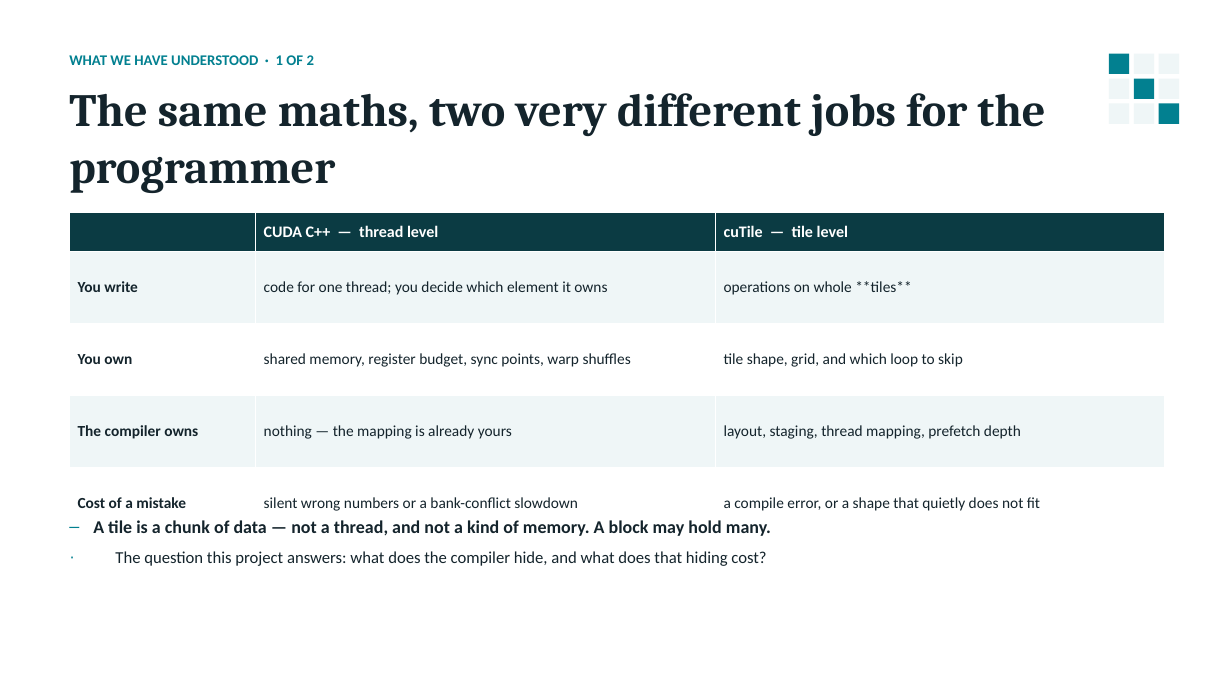
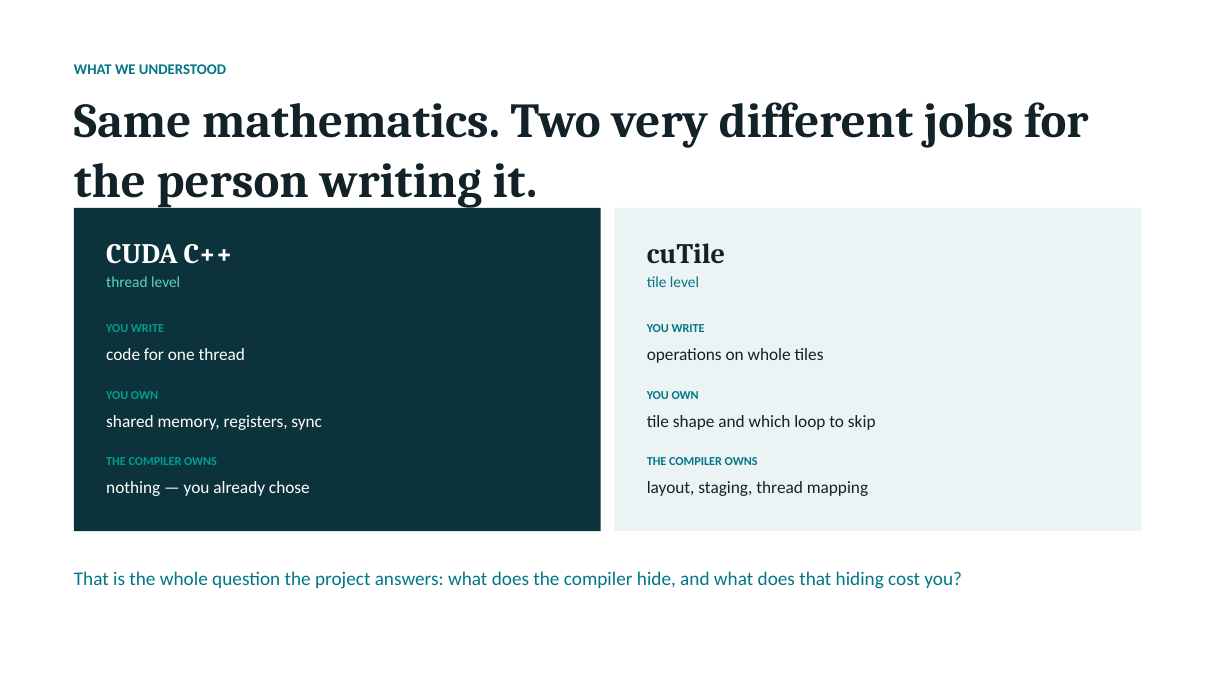
Before and after one commit to harshith0518/CS6203---Attention-Operator-Porject, a slide deck: slide 3 of docs/op2-attention-slides.pptx (slide 2 before the commit). Drawn at 1232x693 pixels with LibreOffice and Linux fonts; fonts in the diff are those of the drawing. Boxes give left, top, right and bottom in pixels: in the first picture for what was removed or moved away, otherwise in the second. Text is boxed around its words. In the diff, an @@ line names an element or a change of style, - is before the commit and + after.

```diff
--- a/docs/op2-attention-slides.pptx
+++ b/docs/op2-attention-slides.pptx
@@ rectangle removed at (x1=1109, y1=54, x2=1129, y2=74) @@
@@ rectangle removed at (x1=1134, y1=54, x2=1154, y2=74) @@
@@ rectangle removed at (x1=1159, y1=54, x2=1179, y2=74) @@
@@ text at (x1=74, y1=64, x2=226, y2=74): text changed; text colour #028090 to #027686 @@
-WHAT WE HAVE UNDERSTOOD · 1 OF 2
+WHAT WE UNDERSTOOD
@@ rectangle removed at (x1=1109, y1=79, x2=1129, y2=99) @@
@@ rectangle removed at (x1=1134, y1=79, x2=1154, y2=99) @@
@@ rectangle removed at (x1=1159, y1=79, x2=1179, y2=99) @@
@@ text at (x1=74, y1=102, x2=1088, y2=207): text changed; size 36 to 38 pt; text colour #14242C to #132229 @@
-The same maths, two very different jobs for the programmer
+Same mathematics. Two very different jobs for the person writing it.
@@ rectangle removed at (x1=1109, y1=104, x2=1129, y2=124) @@
@@ rectangle removed at (x1=1134, y1=104, x2=1154, y2=124) @@
@@ rectangle removed at (x1=1159, y1=104, x2=1179, y2=124) @@
@@ rectangle added at (x1=74, y1=208, x2=601, y2=531), fill #0C333B @@
@@ rectangle added at (x1=615, y1=208, x2=1141, y2=531), fill #ECF3F4 @@
@@ table removed at (x1=69, y1=213, x2=1165, y2=540), 5 rows, 3 columns @@
- | CUDA C++ — thread level | cuTile — tile level
-You write | code for one thread; you decide which element it owns | operations on whole **tiles**
-You own | shared memory, register budget, sync points, warp shuffles | tile shape, grid, and which loop to skip
-The compiler owns | nothing — the mapping is already yours | layout, staging, thread mapping, prefetch depth
-Cost of a mistake | silent wrong numbers or a bank-conflict slowdown | a compile error, or a shape that quietly does not fit
@@ text added at (x1=106, y1=244, x2=233, y2=264), 22 pt, text #FFFFFF, bold @@
+CUDA C++
@@ text added at (x1=647, y1=243, x2=725, y2=263), 22 pt, text #132229, bold @@
+cuTile
@@ text added at (x1=106, y1=276, x2=180, y2=287), 12 pt, text #5CD6B4 @@
+thread level
@@ text added at (x1=647, y1=276, x2=699, y2=287), 12 pt, text #027686 @@
+tile level
@@ text added at (x1=106, y1=324, x2=164, y2=332), 9.5 pt, text #009E8F, bold @@
+YOU WRITE
@@ text added at (x1=647, y1=324, x2=705, y2=332), 9.5 pt, text #027686, bold @@
+YOU WRITE
@@ text added at (x1=106, y1=348, x2=246, y2=360), 13.5 pt, text #FFFFFF @@
+code for one thread
@@ text added at (x1=647, y1=348, x2=824, y2=363), 13.5 pt, text #132229 @@
+operations on whole tiles
@@ text added at (x1=106, y1=391, x2=158, y2=399), 9.5 pt, text #009E8F, bold @@
+YOU OWN
@@ text added at (x1=106, y1=415, x2=322, y2=430), 13.5 pt, text #FFFFFF @@
+shared memory, registers, sync
@@ text added at (x1=647, y1=391, x2=699, y2=399), 9.5 pt, text #027686, bold @@
+YOU OWN
@@ text added at (x1=647, y1=415, x2=876, y2=430), 13.5 pt, text #132229 @@
+tile shape and which loop to skip
@@ text added at (x1=106, y1=457, x2=217, y2=465), 9.5 pt, text #009E8F, bold @@
+THE COMPILER OWNS
@@ text added at (x1=647, y1=457, x2=758, y2=465), 9.5 pt, text #027686, bold @@
+THE COMPILER OWNS
@@ text added at (x1=106, y1=481, x2=310, y2=496), 13.5 pt, text #FFFFFF @@
+nothing — you already chose
@@ text added at (x1=647, y1=481, x2=868, y2=496), 13.5 pt, text #132229 @@
+layout, staging, thread mapping
@@ text at (x1=74, y1=571, x2=962, y2=589): text changed; size 13 to 15 pt; text colour #14242C to #027686 @@
-– A tile is a chunk of data — not a thread, and not a kind of memory. A block may hold many.
-· The question this project answers: what does the compiler hide, and what does that hiding cost?
+That is the whole question the project answers: what does the compiler hide, and what does that hiding cost you?
```
Also in this commit, not shown: 2 other slides changed, 4 slides added, 7 slides removed, 1 other file.
